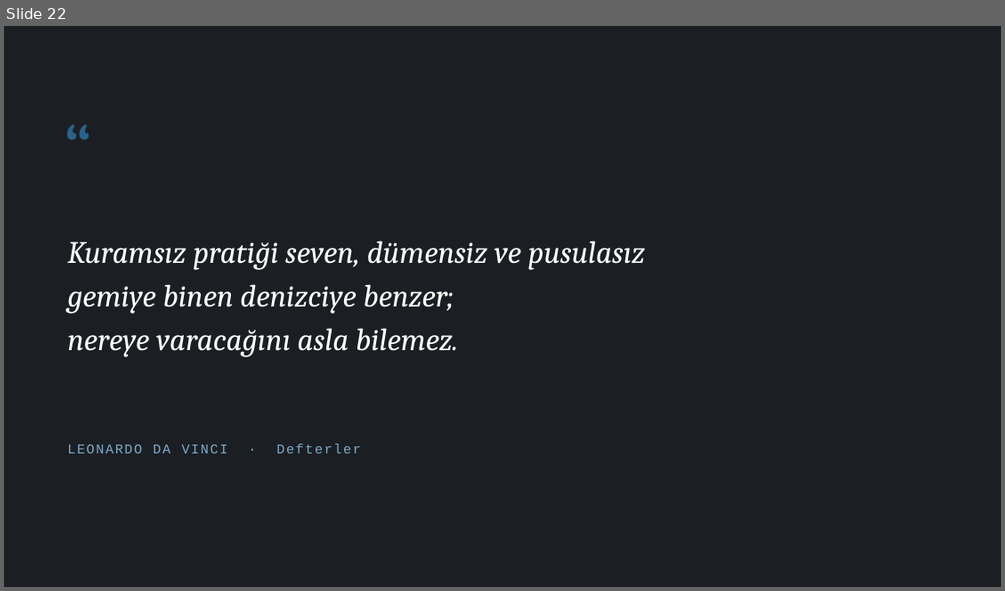
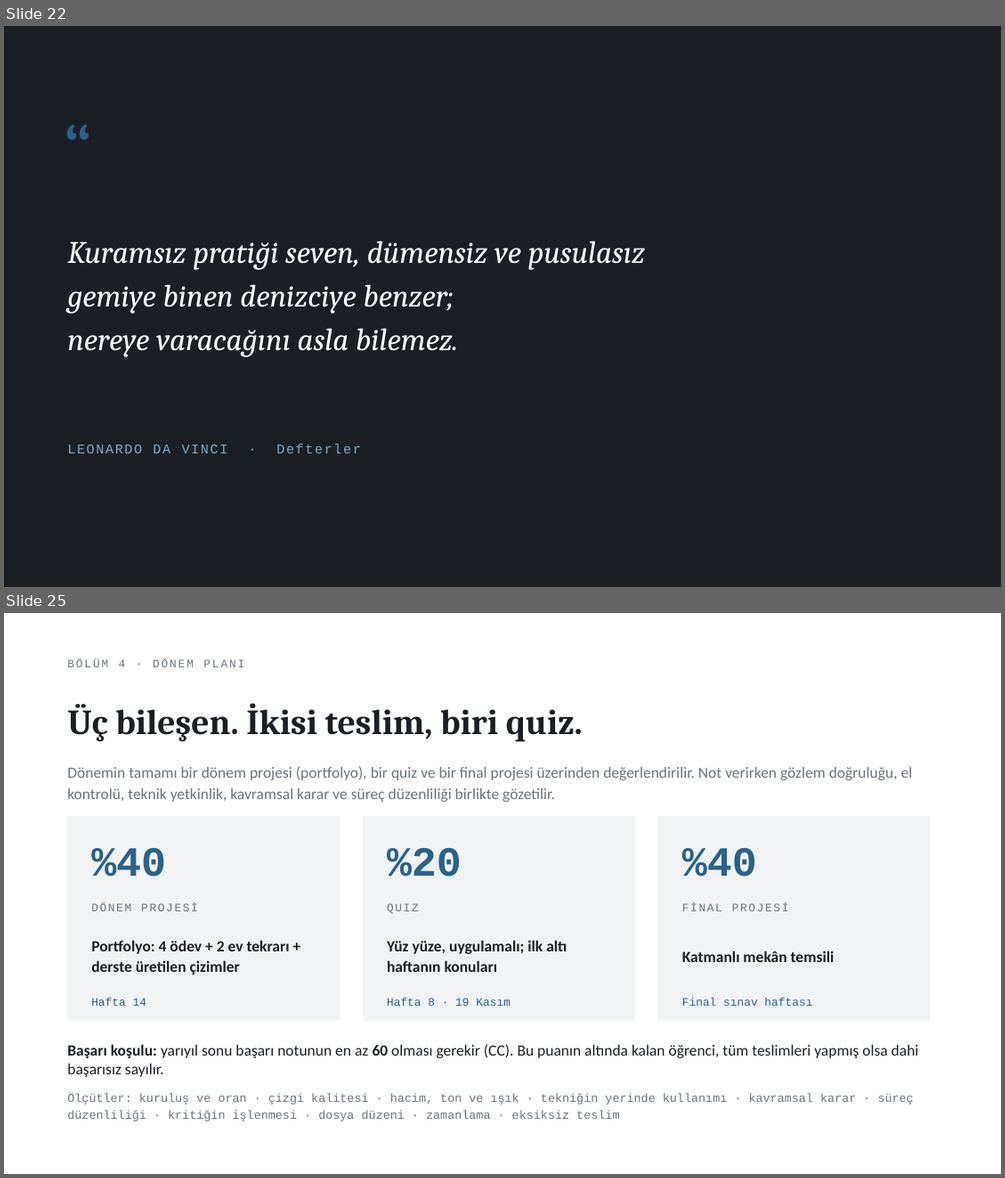
Before and after one commit to bunal91/sanat-ve-mekan, a slide deck: ders/serbest-cizim-teknikleri/02-1hafta-sunum.pptx. Shown one above the other, each under a label of ours: slide 22 before the commit, slides 22 and 25 after it; the slides between them are not shown. The pictures are 1005x591 and 1005x1178 pixels, drawn with LibreOffice and Linux fonts; fonts in the diff are those of the drawing. Boxes give left, top, right and bottom in pixels: in the first picture for what was removed or moved away, otherwise in the second. Text is boxed around its words. In the diff, an @@ line names an element or a change of style, - is before the commit and + after.

```diff
--- a/ders/serbest-cizim-teknikleri/02-1hafta-sunum.pptx
+++ b/ders/serbest-cizim-teknikleri/02-1hafta-sunum.pptx
@@ slide 25 added at (x1=4, y1=613, x2=1001, y2=1174), background #FFFFFF @@
@@ text added at (x1=67, y1=659, x2=244, y2=667), 11 pt, text #6B747C @@
+BÖLÜM 4 · DÖNEM PLANI
@@ text added at (x1=67, y1=703, x2=582, y2=742), 34 pt, text #1B1F24, bold @@
+Üç bileşen. İkisi teslim, biri quiz.
@@ text added at (x1=67, y1=766, x2=913, y2=802), 15 pt, text #6B747C @@
+Dönemin tamamı bir dönem projesi (portfolyo), bir quiz ve bir final projesi üzerinden değerlendirilir. Not verirken gözlem doğruluğu, el kontrolü, teknik yetkinlik, kavramsal karar ve süreç düzenliliği birlikte gözetilir.
@@ rectangle added at (x1=67, y1=817, x2=339, y2=1020), fill #F1F3F4, outline #F1F3F4 1 pt @@
@@ rectangle added at (x1=363, y1=817, x2=634, y2=1020), fill #F1F3F4, outline #F1F3F4 1 pt @@
@@ rectangle added at (x1=658, y1=817, x2=930, y2=1020), fill #F1F3F4, outline #F1F3F4 1 pt @@
@@ text added at (x1=91, y1=848, x2=166, y2=876), 40 pt, text #2A6289, bold @@
+%40
@@ text added at (x1=387, y1=848, x2=461, y2=876), 40 pt, text #2A6289, bold @@
+%20
@@ text added at (x1=682, y1=848, x2=757, y2=876), 40 pt, text #2A6289, bold @@
+%40
@@ text added at (x1=91, y1=903, x2=198, y2=911), 11 pt, text #6B747C @@
+DÖNEM PROJESİ
@@ text added at (x1=387, y1=903, x2=419, y2=914), 11 pt, text #6B747C @@
+QUIZ
@@ text added at (x1=682, y1=903, x2=789, y2=911), 11 pt, text #6B747C @@
+FİNAL PROJESİ
@@ text added at (x1=91, y1=940, x2=290, y2=974), 15 pt, text #1B1F24, bold @@
+Portfolyo: 4 ödev + 2 ev tekrarı + derste üretilen çizimler
@@ text added at (x1=387, y1=940, x2=566, y2=972), 15 pt, text #1B1F24, bold @@
+Yüz yüze, uygulamalı; ilk altı haftanın konuları
@@ text added at (x1=682, y1=950, x2=834, y2=962), 15 pt, text #1B1F24, bold @@
+Katmanlı mekân temsili
@@ text added at (x1=91, y1=997, x2=146, y2=1005), 11 pt, text #2A6289 @@
+Hafta 14
@@ text added at (x1=387, y1=997, x2=510, y2=1005), 11 pt, text #2A6289 @@
+Hafta 8 · 19 Kasım
@@ text added at (x1=682, y1=997, x2=812, y2=1005), 11 pt, text #2A6289 @@
+Final sınav haftası
@@ text added at (x1=67, y1=1044, x2=919, y2=1077), 15 pt, text #1B1F24 @@
+Başarı koşulu: yarıyıl sonu başarı notunun en az 60 olması gerekir (CC). Bu puanın altında kalan öğrenci, tüm teslimleri yapmış olsa dahi başarısız sayılır.
@@ text added at (x1=67, y1=1093, x2=914, y2=1121), 11.5 pt, text #6B747C @@
+Ölçütler: kuruluş ve oran · çizgi kalitesi · hacim, ton ve ışık · tekniğin yerinde kullanımı · kavramsal karar · süreç düzenliliği · kritiğin işlenmesi · dosya düzeni · zamanlama · eksiksiz teslim
```
Also in this commit, not shown: 13 slides changed, 4 other slides added, 4 slides removed, 2 other files.
